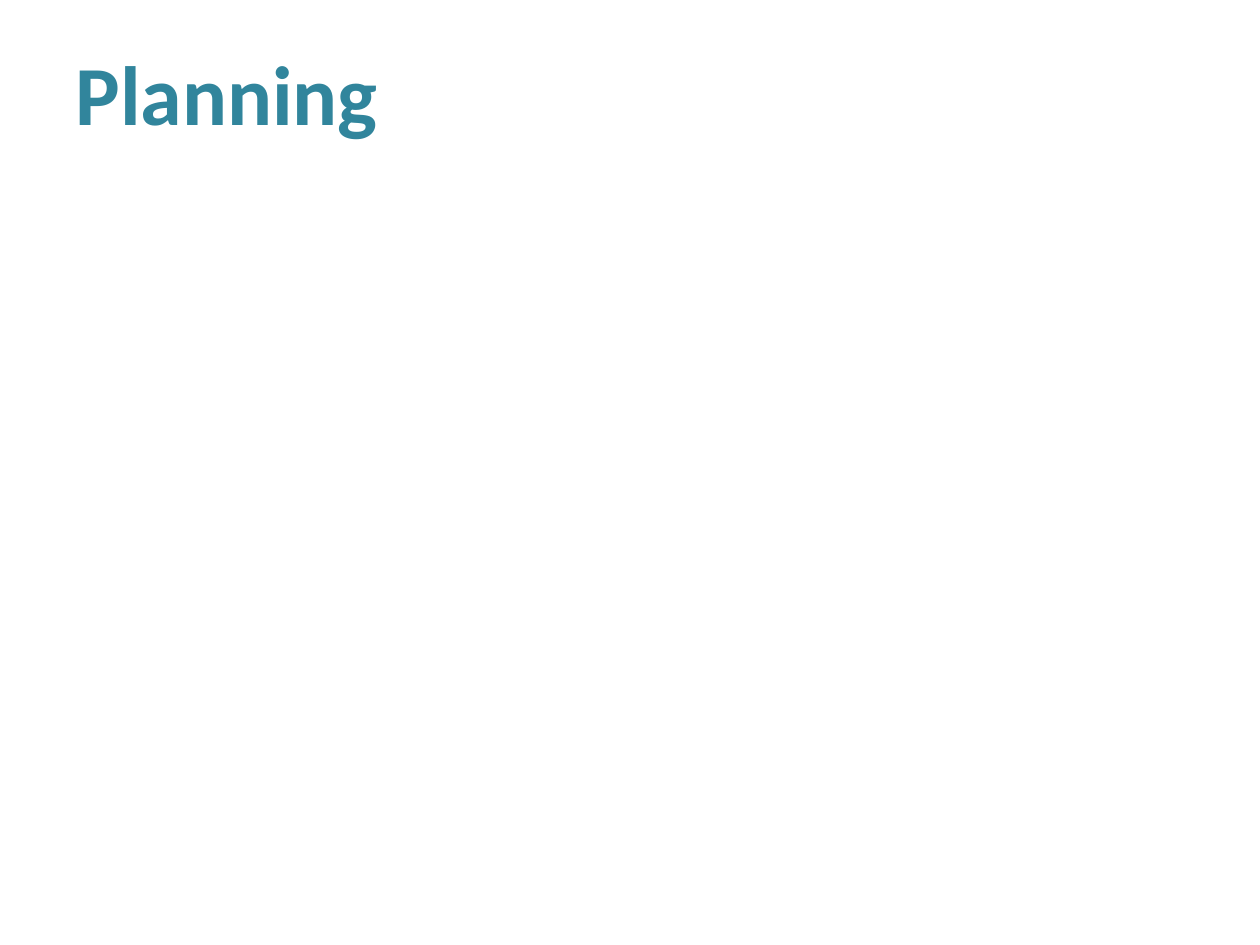
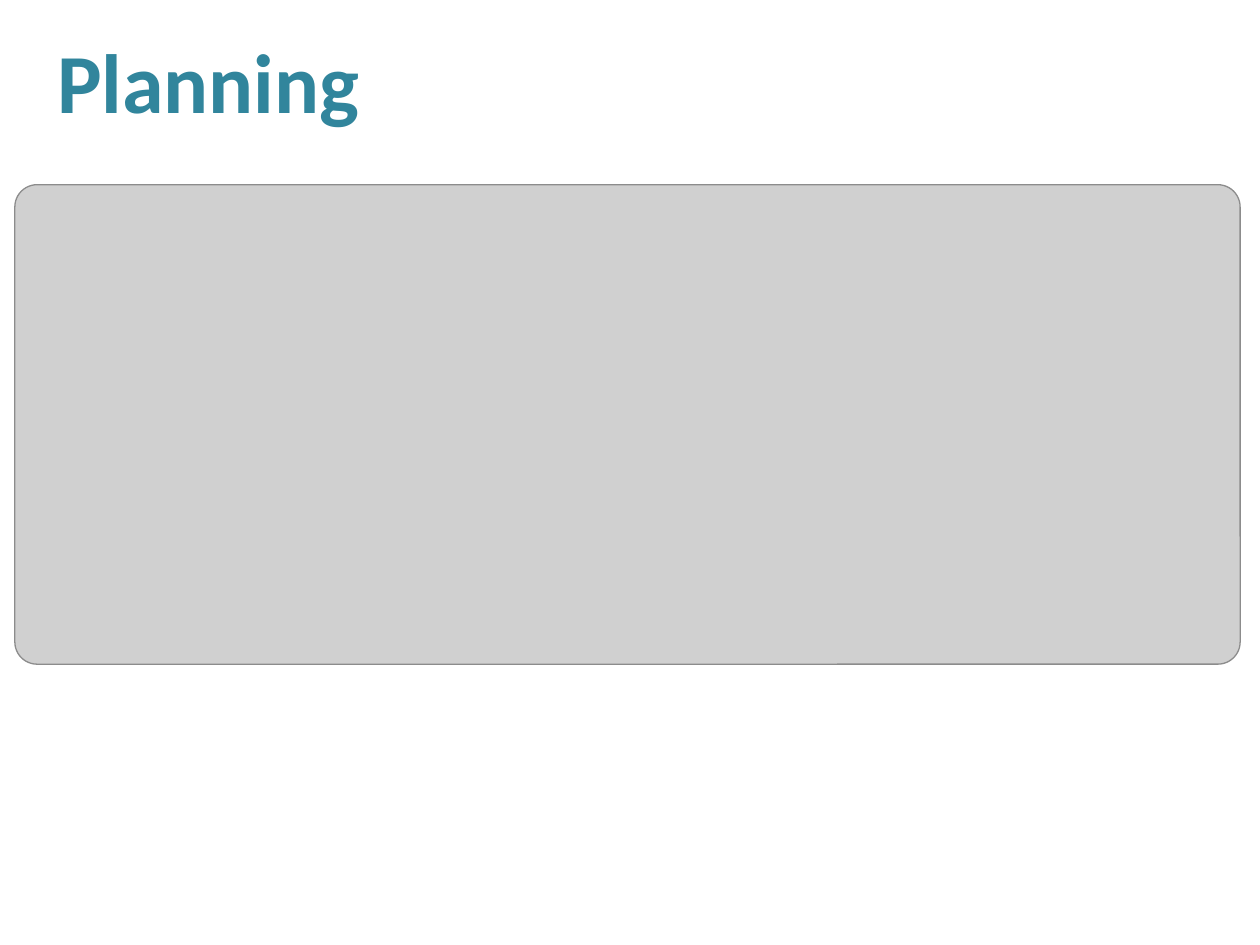
Before and after one commit to luiz-filipe/msc-project, a slide deck: slide 13 of presentation-june/Presentation.pptx. Drawn at 1260x945 pixels with LibreOffice and Linux fonts; fonts in the diff are those of the drawing; grey boxes stand for pictures; background and template pictures are left out. Boxes give left, top, right and bottom in pixels: in the first picture for what was removed or moved away, otherwise in the second. Text is boxed around its words. In the diff, an @@ line names an element or a change of style, - is before the commit and + after.

```diff
--- a/presentation-june/Presentation.pptx
+++ b/presentation-june/Presentation.pptx
@@ title "Planning": place and size @@
-title "Planning" at (76, 66, 378, 140)
+title "Planning" at (57, 54, 359, 128)
@@ picture added at (15, 185, 1240, 665) @@
```
Also in this commit, not shown: 6 other slides changed, 1 slide added, 1 slide removed, 4 other files.
